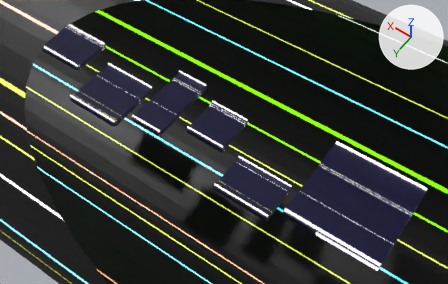
The FBX model Projet-NSI/Assets/FBX/Niveaux/niveau1.fbx as it was, and as the next commit left it.
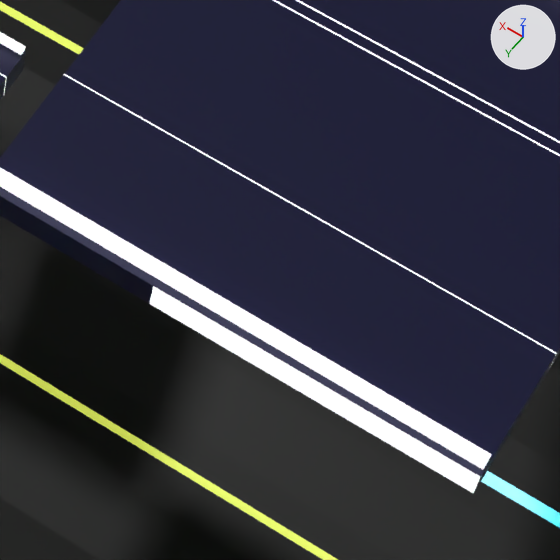
Each version is shown whole from a 50 mm lens placed at (-116.2, 96.0, 159.5), pointed at (-41.4, -8.9, -5.2), then close up on the part from 64% to 88% of the width and 62% to 100% of the height. Arrows for +X, +Y and +Z are at upper right; the lights stay in place. Everything nearer to the camera than a plane just in front of the edit is cut away. Where no turn or scale is listed for an object, it has been applied to the vertices.

Names of what the first close-up shows: 'Cube.004', 'Cube.005', 'Cylindre', 'Cylindre.012'.
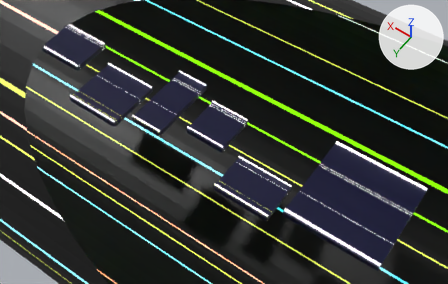
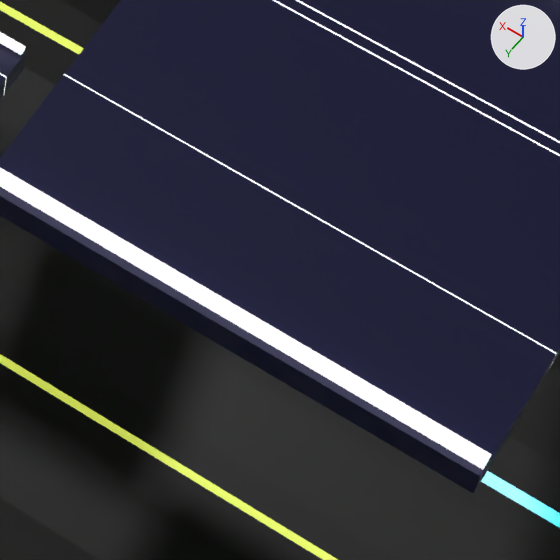
What differs and where, as boxes [x1, y1, x2, y2] in the close-ups (560 x 560 px):
part 1 of me_cube_004, recoloured: [149, 286, 480, 493] in both

The edits, one by one:
me_cube_004 has 36 vertices, 34 faces and spans x -21.7..10.0, y -26.4..6.1, z -1.0..1.0.
me_cube_004 is used by ob_cube_005; location (-83.65, 0.0, -0.48).
me_cube_004 part 1: the 1 face centred in x -11.6, y 6.1, z 0.0 switches from mat_lumière (white #e7e7e7) to mat_base (dark blue #1b1a44).
